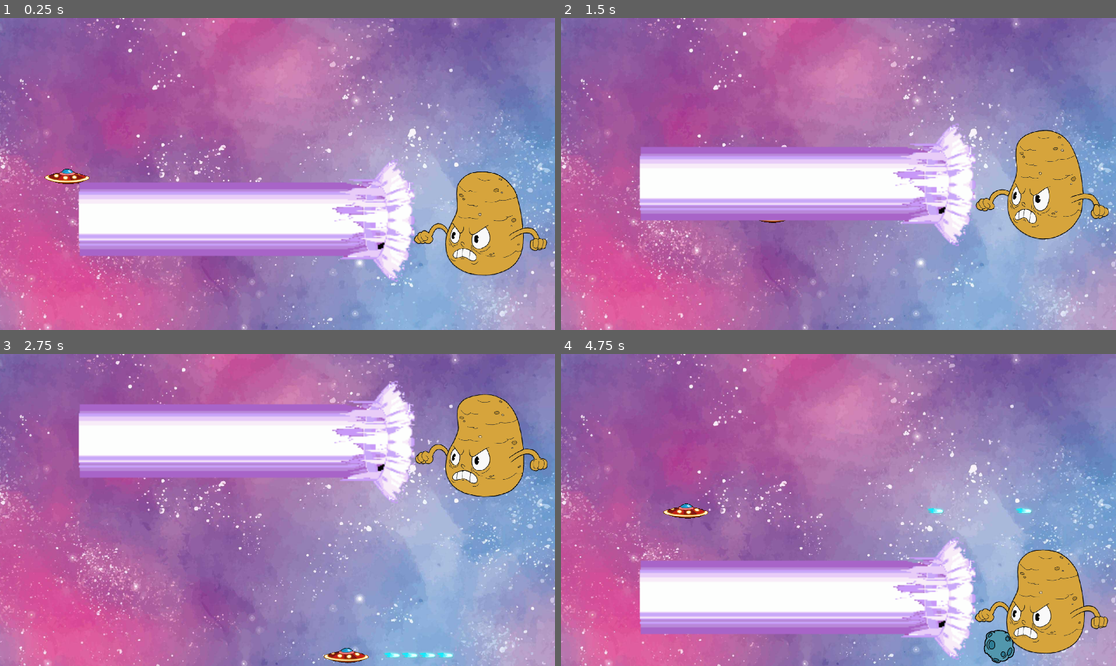
Above: before the commit, frames 1-4 (two rows, left to right).
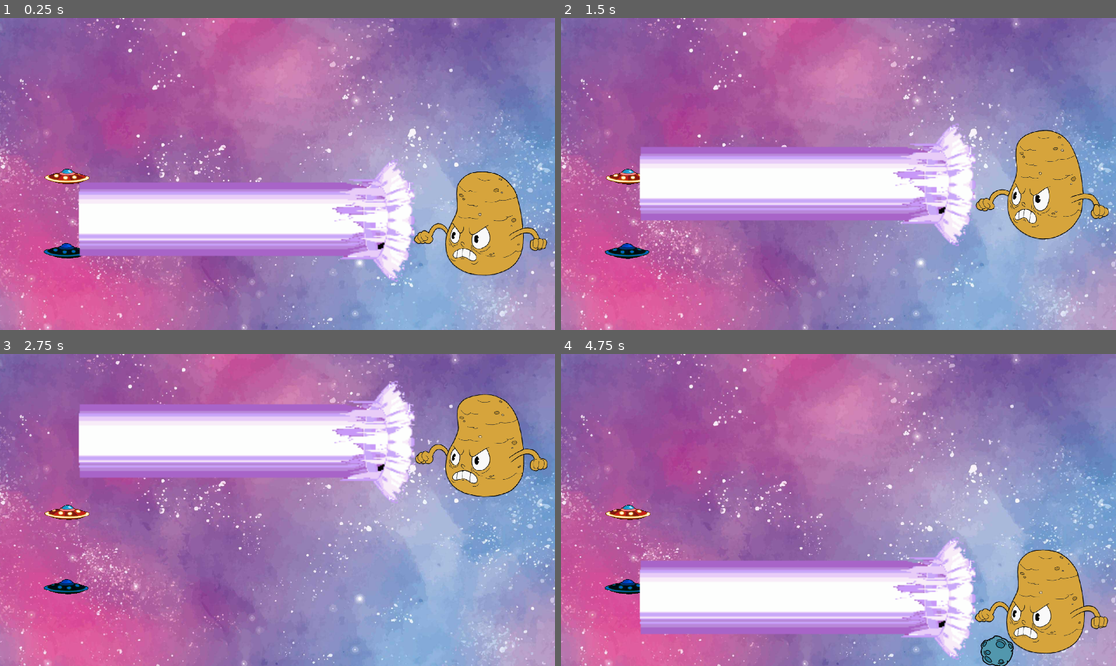
Above: after the commit, the same moments.

Repository: Vynrae06/Space_Shooter
Game: Godot game, scene res://levels/level_easy.tscn
Same seed, same stepped clock (60 frames per second), same inputs: the game is played once before the commit and once after it.
Inputs:
- Up to frame 1 (0.25 s): no input
- Up to frame 2 (1.5 s): hold D (move_right, bound only before the commit) 0.53-1.28 s; hold Space (shoot_normal, bound only before the commit) 0.53-1.28 s; hold S (move_down, bound only before the commit) from 1.28 s (still down); tap Space (shoot_normal, bound only before the commit) at 1.35 s
- Up to frame 3 (2.75 s): release S (move_down, bound only before the commit) at 2.03 s; hold D (move_right, bound only before the commit) from 2.03 s (still down); hold Space (shoot_normal, bound only before the commit) from 2.03 s (still down)
- Up to frame 4 (4.75 s): release D (move_right, bound only before the commit) at 2.78 s; release Space (shoot_normal, bound only before the commit) at 2.78 s; hold W (move_up, bound only before the commit) 2.78-3.53 s; tap Space (shoot_normal, bound only before the commit) at 2.85, 4.35 s; hold Space (shoot_normal, bound only before the commit) 3.53-4.28 s; hold A (move_left, bound only before the commit) from 3.53 s (still down)

The runs differ from the first frame. In frame 1, 0.2% of the frame differs, in the area x 7-15%, y 72-78%; in frame 2, 0.5%; in frame 3, 0.9%; in frame 4, 1.2%, in the area x 7-85%, y 47-100%.

Commit message:
Two Player Controls
Was done with the Input.joy functions

Diff:
--- a/levels/level_easy.tscn
+++ b/levels/level_easy.tscn
@@ -54,6 +54,12 @@
 position = Vector2(-729, 9)
 collision_mask = 124
 
+[node name="Player2" parent="." instance=ExtResource("2_mamf8")]
+modulate = Color(0, 0.403922, 0.901961, 1)
+position = Vector2(-732, 266)
+collision_mask = 124
+PLAYER_INDEX = 1
+
 [node name="AsteroidSpawner" parent="." node_paths=PackedStringArray("MARKERS") instance=ExtResource("4_64odp")]
 MARKERS = [NodePath("../AsteroidMarkers/MarkerTop"), NodePath("../AsteroidMarkers/MarkerBottom")]
 OBSTACLE_SCENE = ExtResource("4_h07pf")
--- a/obstacles/asteroid.tscn
+++ b/obstacles/asteroid.tscn
@@ -1,9 +1,10 @@
-[gd_scene load_steps=10 format=3 uid="uid://n3tlv7fswfx2"]
+[gd_scene load_steps=11 format=3 uid="uid://n3tlv7fswfx2"]
 
 [ext_resource type="Script" path="res://obstacles/asteroid.gd" id="1_1r18x"]
 [ext_resource type="Texture2D" uid="uid://cv3o8vgp4kr5y" path="res://assets/Meteor 1A.png" id="2_7wdpy"]
 [ext_resource type="Shader" uid="uid://dugtrp8ej1uvx" path="res://shaders/hit_flash.tres" id="3_mpbgr"]
 [ext_resource type="PackedScene" uid="uid://dkwdv7atcmdc6" path="res://obstacles/obstacle_destroyable.tscn" id="3_w5w0x"]
+[ext_resource type="PackedScene" uid="uid://cc2x5j5hsah37" path="res://components/local_rotation_component.tscn" id="5_qacx8"]
 
 [sub_resource type="CircleShape2D" id="CircleShape2D_kce2k"]
 radius = 52.1536
@@ -57,4 +58,9 @@
 shape = SubResource("CircleShape2D_0t0gd")
 debug_color = Color(0.588235, 0.490196, 0.662745, 0.419608)
 
+[node name="LocalRotationComponent" parent="." index="6" node_paths=PackedStringArray("NODE2D") instance=ExtResource("5_qacx8")]
+NODE2D = NodePath("..")
+MIN_ROTATION_SPEED = 1.0
+MAX_ROTATION_SPEED = 2.0
+
 [editable path="HurtBoxComponent"]
--- a/player/player.gd
+++ b/player/player.gd
@@ -1,5 +1,6 @@
 extends CharacterBody2D
 
+@export var PLAYER_INDEX: int
 @export var MOVEMENT_SPEED: float = 666
 @export var MOVEMENT_SPEED_LEFT: float = 250
 
@@ -10,26 +11,32 @@
 	$AnimatedSprite2D.play("idle")
 
 func _process(_delta):
-	shoot()
+	shoot_basic()
 
 func _physics_process(_delta):
 	move()
 	move_and_slide()
 
 func move():
-	var input_direction = Input.get_vector("move_left", "move_right", "move_up", "move_down")
+	var input_x = Input.get_joy_axis(PLAYER_INDEX, JOY_AXIS_LEFT_X)
+	var input_y = Input.get_joy_axis(PLAYER_INDEX, JOY_AXIS_LEFT_Y)
+	var input_direction = Vector2(input_x, input_y)
 	velocity = input_direction * MOVEMENT_SPEED
 
-func shoot():
-	if Input.is_action_pressed("shoot_normal") and CAN_SHOOT:
+func shoot_basic():
+	if Input.is_joy_button_pressed(PLAYER_INDEX, JOY_BUTTON_B) and CAN_SHOOT:
 		var spawned_projectile = PROJECTILE_BASIC_SCENE.instantiate() as Area2D
 		spawned_projectile.global_position = $ShotInstantiateMarker.global_position
 		$"../ProjectilesHolder".add_child(spawned_projectile)
 		$ShotTimer.start()
 		CAN_SHOOT = false
 
+func shoot_special():
+	if Input.is_joy_button_pressed(PLAYER_INDEX, JOY_BUTTON_RIGHT_SHOULDER):
+		pass
+
 func _on_shot_timer_timeout():
 	CAN_SHOOT = true
 
-func _on_death_area_entered(area):
+func _on_death_area_entered(_area):
 	queue_free()
--- a/project.godot
+++ b/project.godot
@@ -20,54 +20,6 @@
 window/size/viewport_width=1920
 window/size/viewport_height=1080
 
-[input]
-
-move_up={
-"deadzone": 0.5,
-"events": [Object(InputEventJoypadButton,"resource_local_to_scene":false,"resource_name":"","device":-1,"button_index":11,"pressure":0.0,"pressed":true,"script":null)
-, Object(InputEventJoypadMotion,"resource_local_to_scene":false,"resource_name":"","device":-1,"axis":1,"axis_value":-1.0,"script":null)
-, Object(InputEventKey,"resource_local_to_scene":false,"resource_name":"","device":-1,"window_id":0,"alt_pressed":false,"shift_pressed":false,"ctrl_pressed":false,"meta_pressed":false,"pressed":false,"keycode":0,"physical_keycode":87,"key_label":0,"unicode":119,"echo":false,"script":null)
-]
-}
-move_down={
-"deadzone": 0.5,
-"events": [Object(InputEventJoypadButton,"resource_local_to_scene":false,"resource_name":"","device":-1,"button_index":12,"pressure":0.0,"pressed":true,"script":null)
-, Object(InputEventJoypadMotion,"resource_local_to_scene":false,"resource_name":"","device":-1,"axis":1,"axis_value":1.0,"script":null)
-, Object(InputEventKey,"resource_local_to_scene":false,"resource_name":"","device":-1,"window_id":0,"alt_pressed":false,"shift_pressed":false,"ctrl_pressed":false,"meta_pressed":false,"pressed":false,"keycode":0,"physical_keycode":83,"key_label":0,"unicode":115,"echo":false,"script":null)
-]
-}
-move_left={
-"deadzone": 0.5,
-"events": [Object(InputEventJoypadButton,"resource_local_to_scene":false,"resource_name":"","device":-1,"button_index":13,"pressure":0.0,"pressed":true,"script":null)
-, Object(InputEventJoypadMotion,"resource_local_to_scene":false,"resource_name":"","device":-1,"axis":0,"axis_value":-1.0,"script":null)
-, Object(InputEventKey,"resource_local_to_scene":false,"resource_name":"","device":-1,"window_id":0,"alt_pressed":false,"shift_pressed":false,"ctrl_pressed":false,"meta_pressed":false,"pressed":false,"keycode":0,"physical_keycode":65,"key_label":0,"unicode":97,"echo":false,"script":null)
-, Object(InputEventKey,"resource_local_to_scene":false,"resource_name":"","device":-1,"window_id":0,"alt_pressed":false,"shift_pressed":false,"ctrl_pressed":false,"meta_pressed":false,"pressed":false,"keycode":0,"physical_keycode":81,"key_label":0,"unicode":113,"echo":false,"script":null)
-]
-}
-move_right={
-"deadzone": 0.5,
-"events": [Object(InputEventJoypadButton,"resource_local_to_scene":false,"resource_name":"","device":-1,"button_index":14,"pressure":0.0,"pressed":true,"script":null)
-, Object(InputEventJoypadMotion,"resource_local_to_scene":false,"resource_name":"","device":-1,"axis":0,"axis_value":1.0,"script":null)
-, Object(InputEventKey,"resource_local_to_scene":false,"resource_name":"","device":-1,"window_id":0,"alt_pressed":false,"shift_pressed":false,"ctrl_pressed":false,"meta_pressed":false,"pressed":false,"keycode":0,"physical_keycode":68,"key_label":0,"unicode":100,"echo":false,"script":null)
-]
-}
-shoot_normal={
-"deadzone": 0.5,
-"events": [Object(InputEventJoypadMotion,"resource_local_to_scene":false,"resource_name":"","device":-1,"axis":5,"axis_value":1.0,"script":null)
-, Object(InputEventKey,"resource_local_to_scene":false,"resource_name":"","device":-1,"window_id":0,"alt_pressed":false,"shift_pressed":false,"ctrl_pressed":false,"meta_pressed":false,"pressed":false,"keycode":0,"physical_keycode":32,"key_label":0,"unicode":32,"echo":false,"script":null)
-]
-}
-shoot_special={
-"deadzone": 0.5,
-"events": [Object(InputEventJoypadMotion,"resource_local_to_scene":false,"resource_name":"","device":-1,"axis":4,"axis_value":1.0,"script":null)
-]
-}
-start_pause={
-"deadzone": 0.5,
-"events": [Object(InputEventJoypadButton,"resource_local_to_scene":false,"resource_name":"","device":-1,"button_index":6,"pressure":0.0,"pressed":true,"script":null)
-]
-}
-
 [layer_names]
 
 2d_physics/layer_1="Player"
